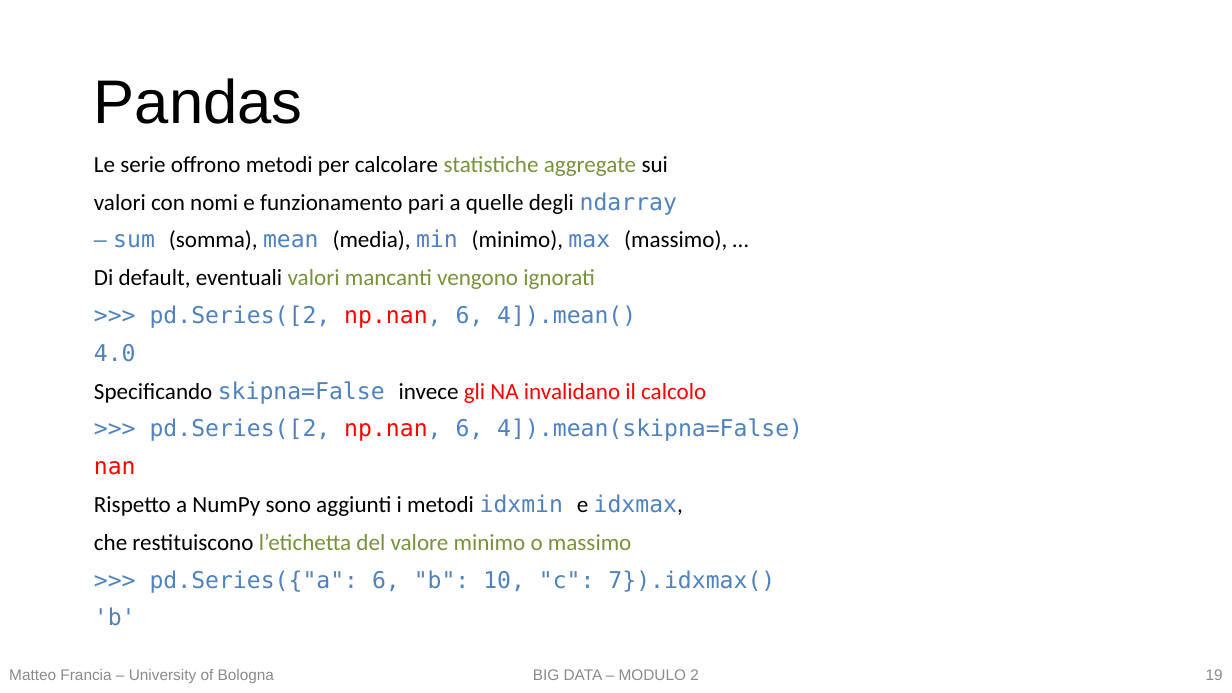
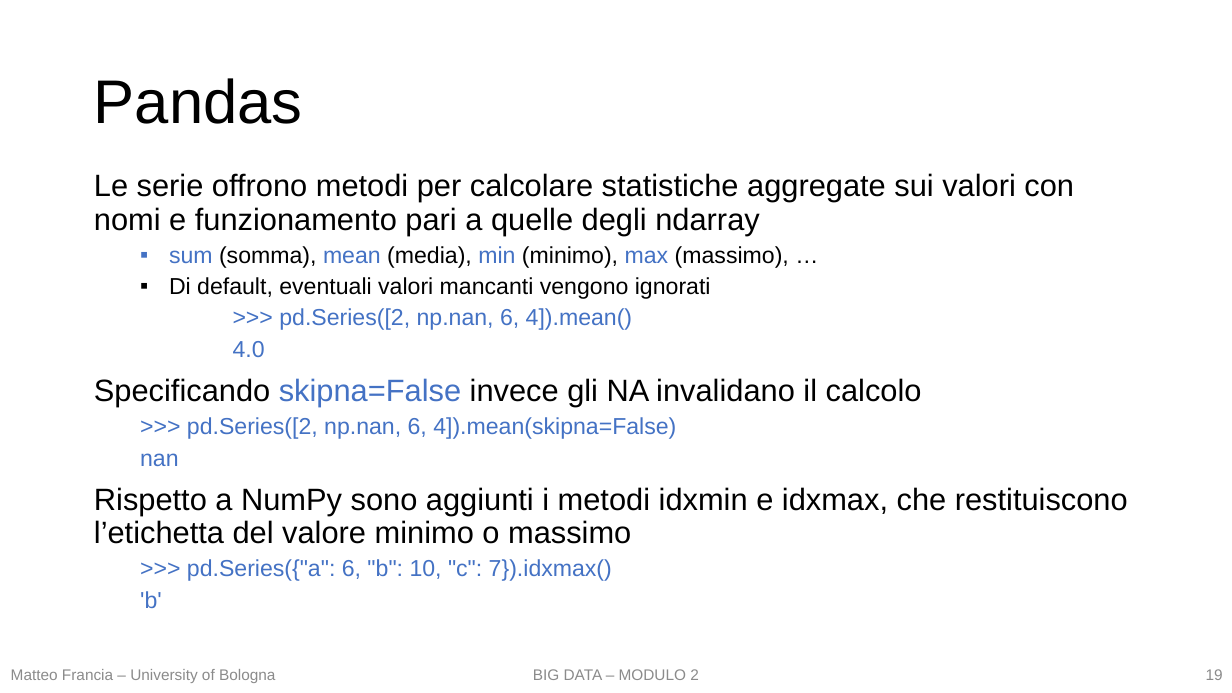
Before and after one commit to w4bo/teaching-handsondatapipelines, a slide deck: slide 19 of 01 - DataPreprocessing/01 - DataPreprocessing.pptx. Drawn at 1232x693 pixels with LibreOffice and Linux fonts; fonts in the diff are those of the drawing. Boxes give left, top, right and bottom in pixels: in the first picture for what was removed or moved away, otherwise in the second. Text is boxed around its words. In the diff, an @@ line names an element or a change of style, - is before the commit and + after.

```diff
--- a/01 - DataPreprocessing/01 - DataPreprocessing.pptx
+++ b/01 - DataPreprocessing/01 - DataPreprocessing.pptx
@@ text at (x1=94, y1=173, x2=1074, y2=268): text changed; size 18 to 24 pt; font Calibri to Arial @@
-Le serie offrono metodi per calcolare statistiche aggregate sui
-valori con nomi e funzionamento pari a quelle degli ndarray
-– sum (somma), mean (media), min (minimo), max (massimo), …
+Le serie offrono metodi per calcolare statistiche aggregate sui valori con nomi e funzionamento pari a quelle degli ndarray
+  ▪ sum (somma), mean (media), min (minimo), max (massimo), …
@@ text at (x1=94, y1=277, x2=922, y2=608): font Calibri to Arial in "Di default, eventuali valori mancanti vengono ignorati", "Specificando invece gli NA invalidano il calcolo"; text colour #78933C to #000000 in "valori mancanti vengono ignorati"; font DejaVu Sans Mono to Arial in ">>> pd.Series([2, np.nan, 6, 4]).mean()", "4.0", "skipna=False", ">>> pd.Series([2, np.nan, 6, 4]).mean(skipna=False)" and 3 more places; text colour #4F82BE to #4472C4 in ">>> pd.Series([2, np.nan, 6, 4]).mean()", "4.0", "skipna=False", ">>> pd.Series([2, np.nan, 6, 4]).mean(skipna=False)" and 2 more places; text colour #FF0000 to #4472C4 in "np.nan,", "np.nan,", "nan"; size 18 to 24 pt in "Specificando skipna=False invece gli NA invalidano il ..."; text colour #FF0000 to #000000 in "gli NA invalidano il calcolo"; bullet none to ▪; list level 1 to 2 in "Di default, eventuali valori mancanti ..."; list level 1 to 2 in ">>> pd.Series([2, np.nan, 6, 4]).mean()"; list level 1 to 2 in "4.0"; list level 1 to 2 in ">>> pd.Series([2, np.nan, 6, 4]).mean(skipna=False)"; list level 1 to 2 in "nan"; list level 1 to 2 in ">>> pd.Series({"a": 6, "b": 10, ..."; list level 1 to 2 in "'b'" @@
@@ text at (x1=94, y1=487, x2=1128, y2=544): text changed; size 18 to 24 pt; font Calibri to Arial @@
-Rispetto a NumPy sono aggiunti i metodi idxmin e idxmax,
-che restituiscono l’etichetta del valore minimo o massimo
+Rispetto a NumPy sono aggiunti i metodi idxmin e idxmax, che restituiscono l’etichetta del valore minimo o massimo
@@ text "Matteo Francia – University of ..." at (x1=11, y1=669, x2=275, y2=683): alignment left to centre @@
```
Also in this commit, not shown: 5 other slides changed, 4 other files.
